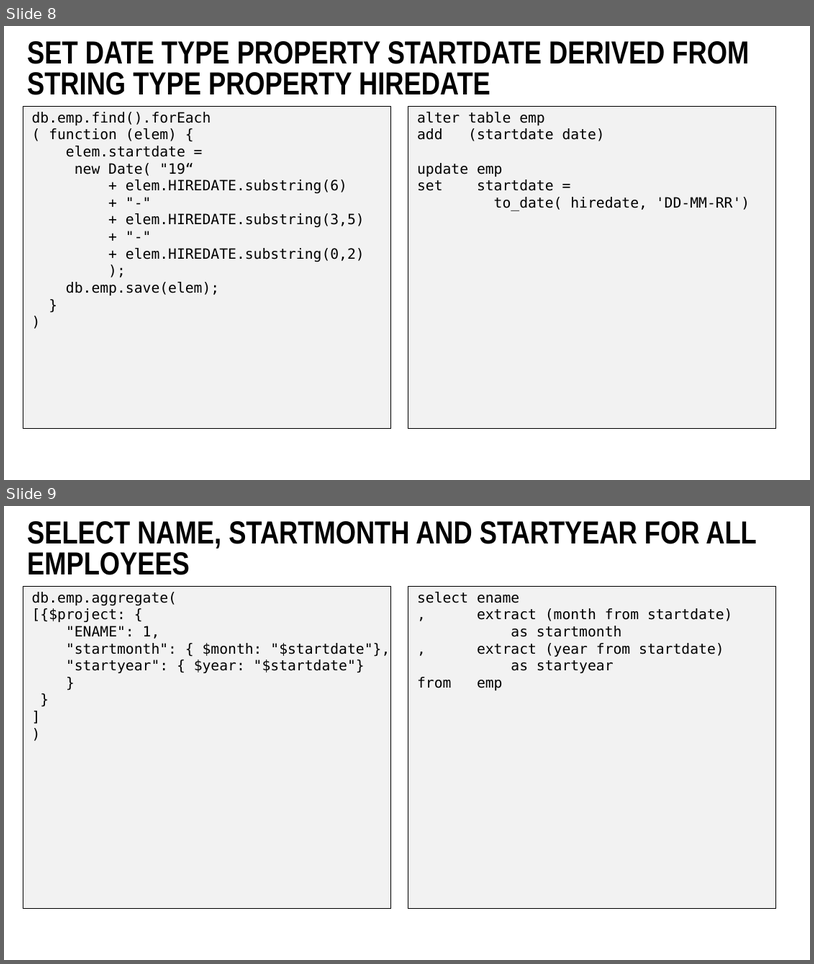
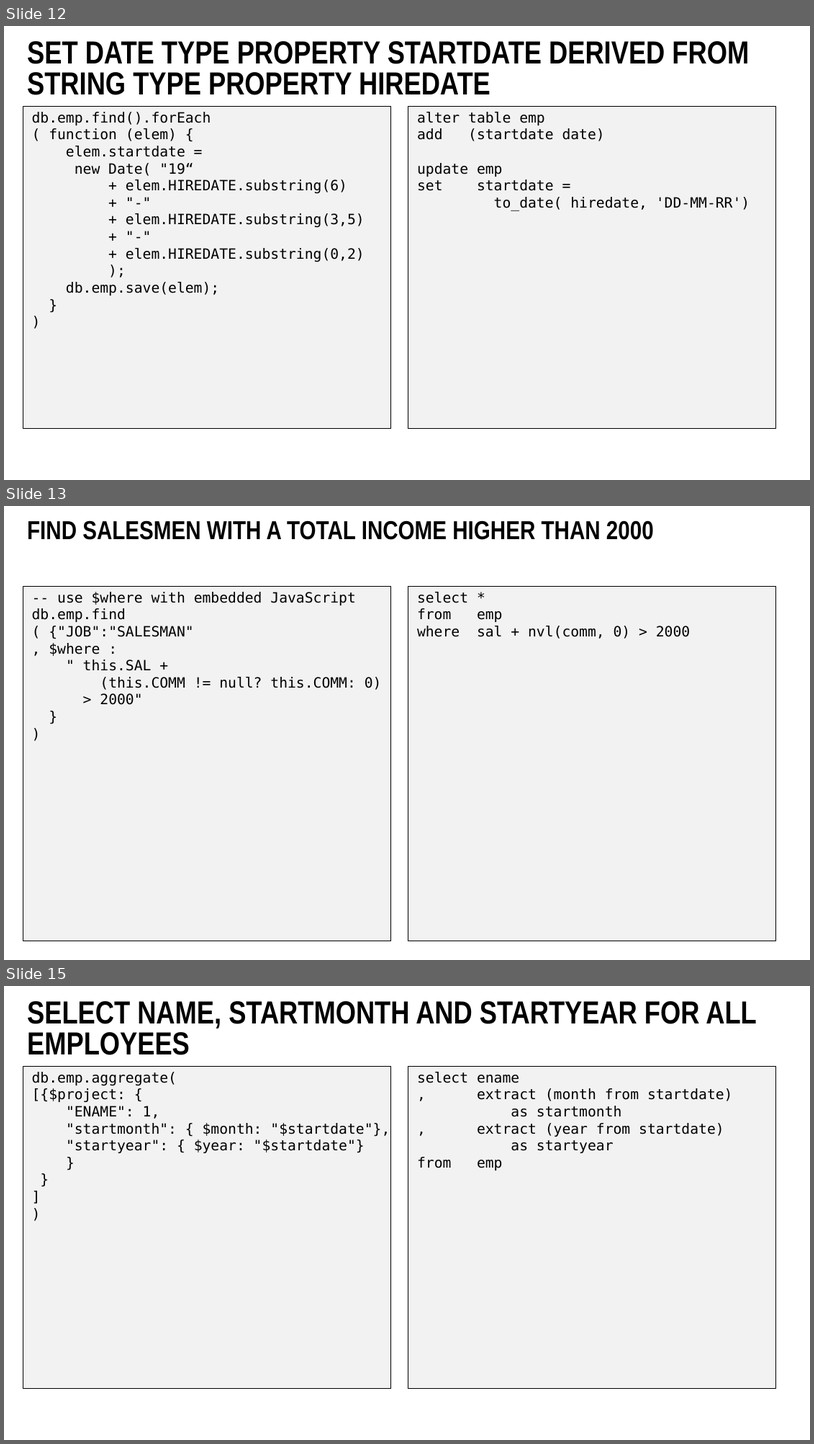
Before and after one commit to lucasjellema/sig-nosql-mongodb, a slide deck: mongodb-find-agg-vs-oracle-sql.pptx. Shown one above the other, each under a label of ours: slides 8 and 9 before the commit, slides 12, 13 and 15 after it; the slides between them are not shown. The pictures are 814x964 and 814x1444 pixels, drawn with LibreOffice and Linux fonts; fonts in the diff are those of the drawing; background and template pictures are left out. Boxes give left, top, right and bottom in pixels: in the first picture for what was removed or moved away, otherwise in the second. Text is boxed around its words. In the diff, an @@ line names an element or a change of style, - is before the commit and + after.

Commit message:
Adding stored functions, $where, introduction slide

```diff
--- a/mongodb-find-agg-vs-oracle-sql.pptx
+++ b/mongodb-find-agg-vs-oracle-sql.pptx
@@ slide 13 added at box(4, 506, 810, 960), background #FFFFFF @@
@@ title added at box(27, 520, 654, 540), 44 pt, text #000000, bold @@
+FIND SALESMEN WITH A TOTAL INCOME HIGHER THAN 2000
@@ rectangle added at box(23, 586, 391, 940), fill #F2F2F2, outline #000000 0.5 pt @@
@@ text added at box(32, 592, 382, 705), 24 pt, text #000000 @@
+-- use $where with embedded JavaScript
+db.emp.find
+( {"JOB":"SALESMAN"
+, $where :
+" this.SAL +
+(this.COMM != null? this.COMM: 0)
+> 2000"
+}
+)
@@ rectangle added at box(408, 586, 776, 940), fill #F2F2F2, outline #000000 0.5 pt @@
@@ text added at box(417, 592, 690, 638), 24 pt, text #000000 @@
+select *
+from emp
+where sal + nvl(comm, 0) > 2000
@@ what was slide 8 is now slide 12 @@
@@ what was slide 9 is now slide 15 @@
```
Also in this commit, not shown: 1 slide changed, 5 other slides added, 2 other files.
